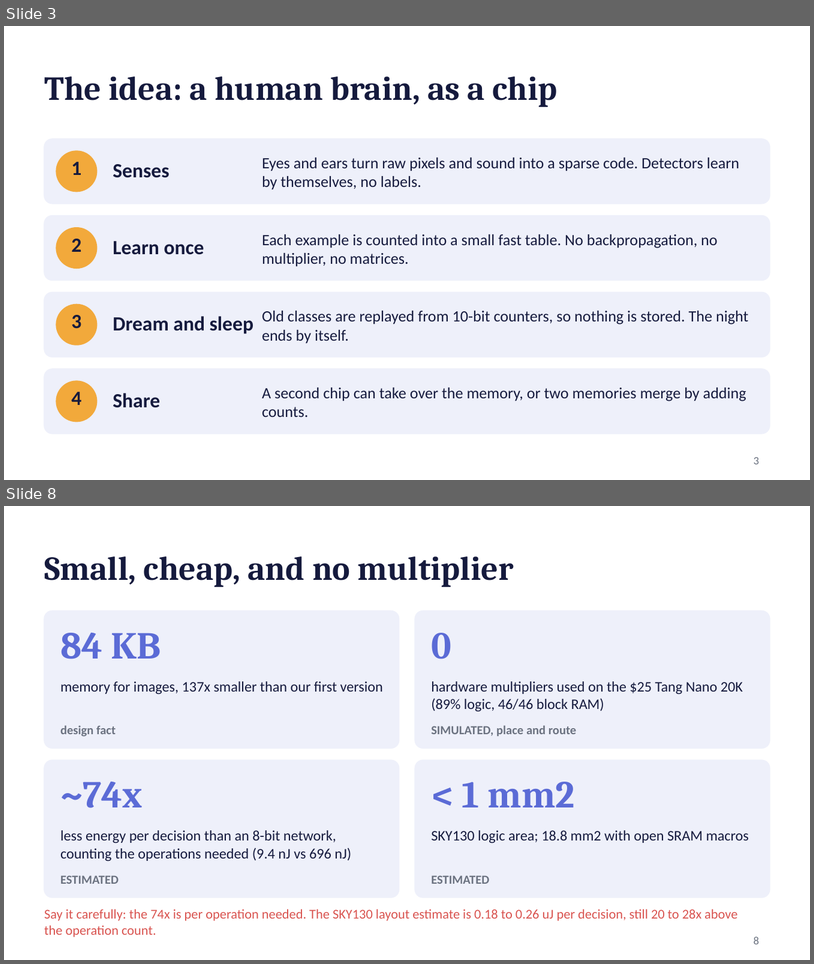
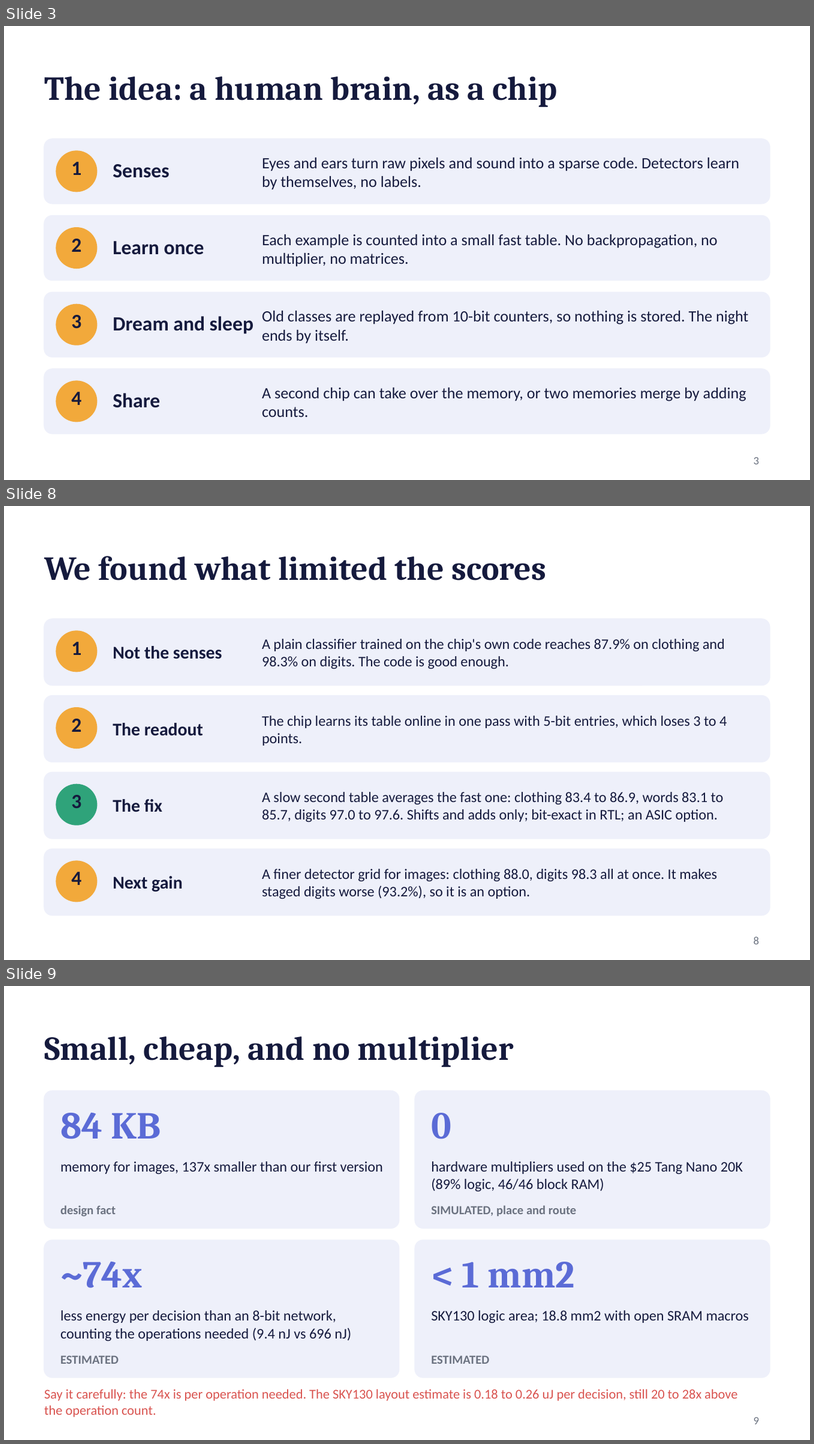
Before and after one commit to kurosaki11op-art/gpu2.0, a slide deck: docs/SPARK_Cortex_pitch.pptx. Shown one above the other, each under a label of ours: slides 3 and 8 before the commit, slides 3, 8 and 9 after it; the slides between them are not shown. The pictures are 814x964 and 814x1444 pixels, drawn with LibreOffice and Linux fonts; fonts in the diff are those of the drawing. Boxes give left, top, right and bottom in pixels: in the first picture for what was removed or moved away, otherwise in the second. Text is boxed around its words. In the diff, an @@ line names an element or a change of style, - is before the commit and + after.

```diff
--- a/docs/SPARK_Cortex_pitch.pptx
+++ b/docs/SPARK_Cortex_pitch.pptx
@@ slide 8 added at bbox=[4, 506, 810, 960], background #FFFFFF @@
@@ title added at bbox=[44, 556, 546, 580], 30 pt, text #151A3D, bold @@
+We found what limited the scores
@@ rounded rectangle added at bbox=[44, 619, 770, 685], fill #EEF0FA, outline #EEF0FA 1 pt @@
@@ ellipse added at bbox=[56, 631, 97, 672], fill #F2A93B, outline #F2A93B 1 pt @@
@@ text added at bbox=[71, 642, 81, 655], 18 pt, text #151A3D, bold @@
+1
@@ text added at bbox=[113, 646, 222, 659], 16 pt, text #151A3D, bold @@
+Not the senses
@@ text added at bbox=[262, 639, 725, 669], 13 pt, text #151A3D @@
+A plain classifier trained on the chip's own code reaches 87.9% on clothing and 98.3% on digits. The code is good enough.
@@ rounded rectangle added at bbox=[44, 696, 770, 762], fill #EEF0FA, outline #EEF0FA 1 pt @@
@@ ellipse added at bbox=[56, 708, 97, 748], fill #F2A93B, outline #F2A93B 1 pt @@
@@ text added at bbox=[71, 718, 81, 732], 18 pt, text #151A3D, bold @@
+2
@@ text added at bbox=[262, 715, 727, 745], 13 pt, text #151A3D @@
+The chip learns its table online in one pass with 5-bit entries, which loses 3 to 4 points.
@@ text added at bbox=[113, 723, 203, 736], 16 pt, text #151A3D, bold @@
+The readout
@@ rounded rectangle added at bbox=[44, 772, 770, 838], fill #EEF0FA, outline #EEF0FA 1 pt @@
@@ ellipse added at bbox=[56, 784, 97, 825], fill #2FA37A, outline #2FA37A 1 pt @@
@@ text added at bbox=[262, 792, 724, 822], 13 pt, text #151A3D @@
+A slow second table averages the fast one: clothing 83.4 to 86.9, words 83.1 to 85.7, digits 97.0 to 97.6. Shifts and adds only; bit-exact in RTL; an ASIC option.
@@ text added at bbox=[71, 795, 81, 808], 18 pt, text #151A3D, bold @@
+3
@@ text added at bbox=[113, 799, 162, 811], 16 pt, text #151A3D, bold @@
+The fix
@@ rounded rectangle added at bbox=[44, 849, 770, 915], fill #EEF0FA, outline #EEF0FA 1 pt @@
@@ ellipse added at bbox=[56, 861, 97, 901], fill #F2A93B, outline #F2A93B 1 pt @@
@@ text added at bbox=[71, 871, 81, 885], 18 pt, text #151A3D, bold @@
+4
@@ text added at bbox=[113, 876, 183, 891], 16 pt, text #151A3D, bold @@
+Next gain
@@ text added at bbox=[262, 868, 717, 898], 13 pt, text #151A3D @@
+A finer detector grid for images: clothing 88.0, digits 98.3 all at once. It makes staged digits worse (93.2%), so it is an option.
@@ page number added at bbox=[754, 936, 759, 944], 10 pt, text #6B7280 @@
+8
@@ what was slide 8 is now slide 9 @@
@@ page number at bbox=[754, 1417, 759, 1424]: text changed @@
-8
+9
```
Also in this commit, not shown: 3 slides changed, 4 other files.
